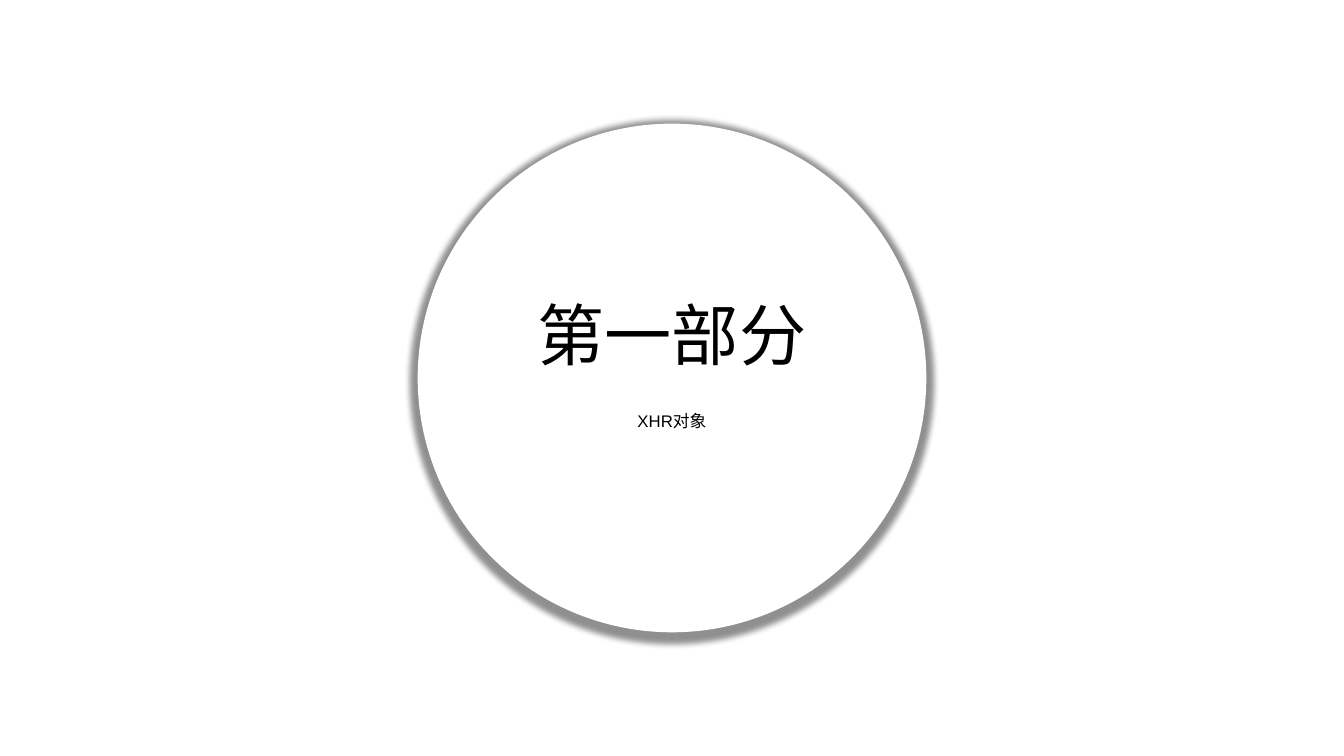
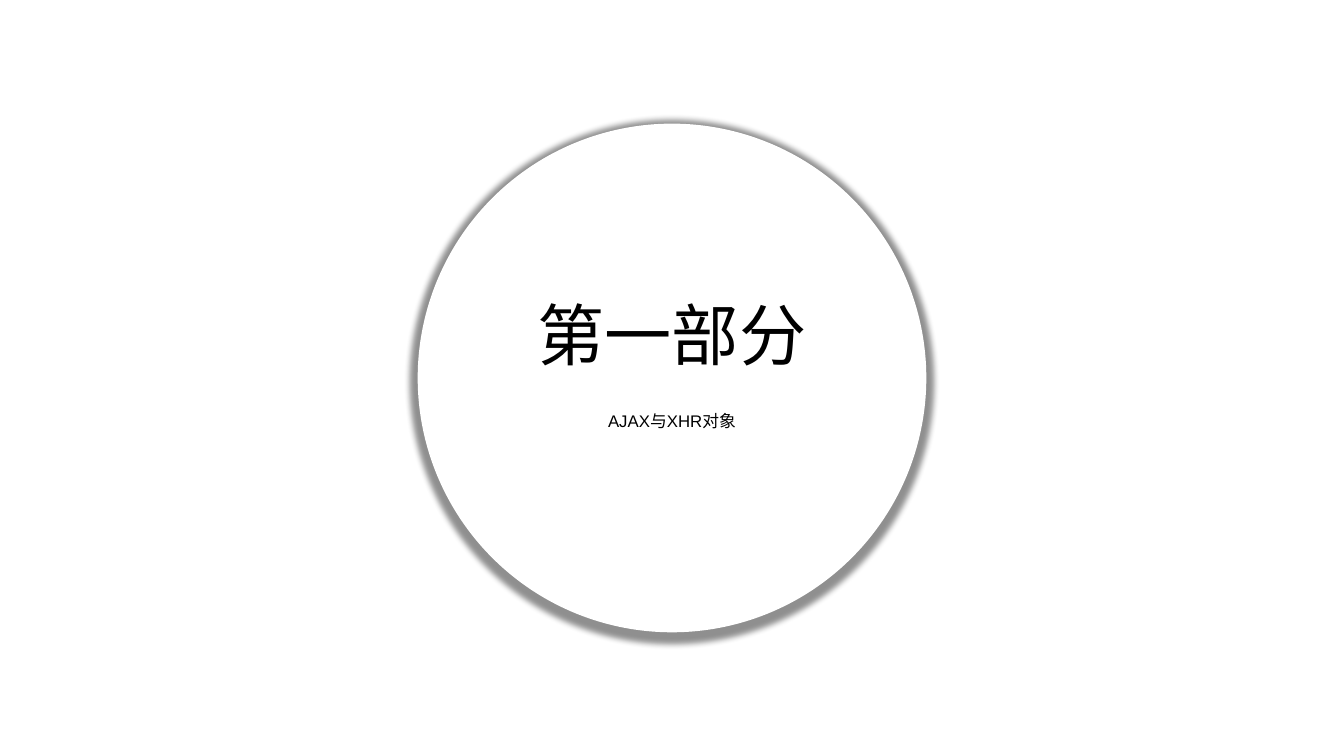
Before and after one commit to CowenZhengHao/ajax, a slide deck: slide 7 of 课件.pptx. Drawn at 1344x756 pixels with LibreOffice and Linux fonts; fonts in the diff are those of the drawing; background and template pictures are left out. Boxes give left, top, right and bottom in pixels: in the first picture for what was removed or moved away, otherwise in the second. Text is boxed around its words. In the diff, an @@ line names an element or a change of style, - is before the commit and + after.

```diff
--- a/课件.pptx
+++ b/课件.pptx
@@ text at box(608, 413, 736, 429): text changed @@
-XHR对象
+AJAX与XHR对象
```
Also in this commit, not shown: 1 other slide changed, 3 slides added, 1 slide removed, 4 other files.
